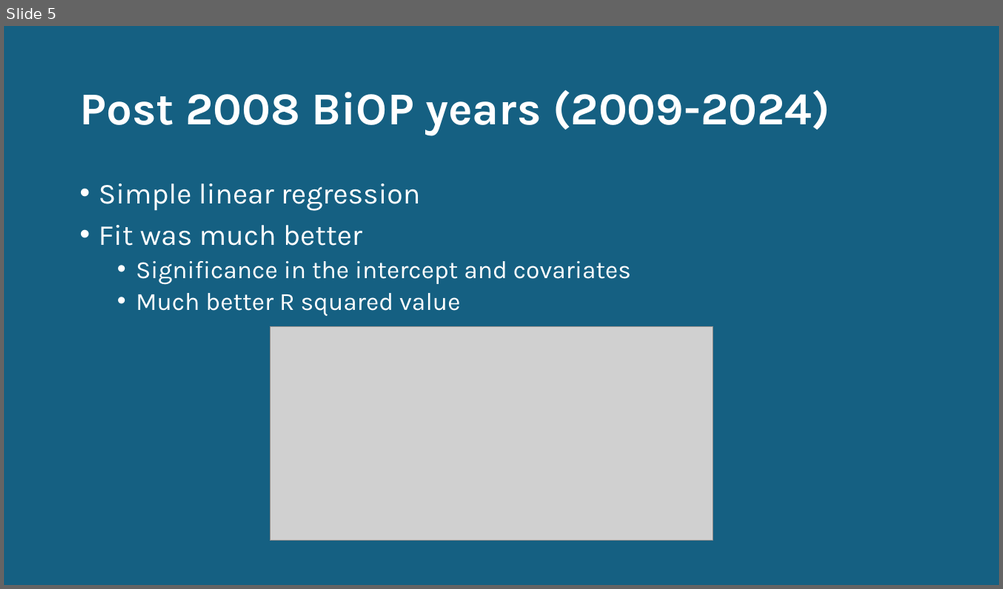
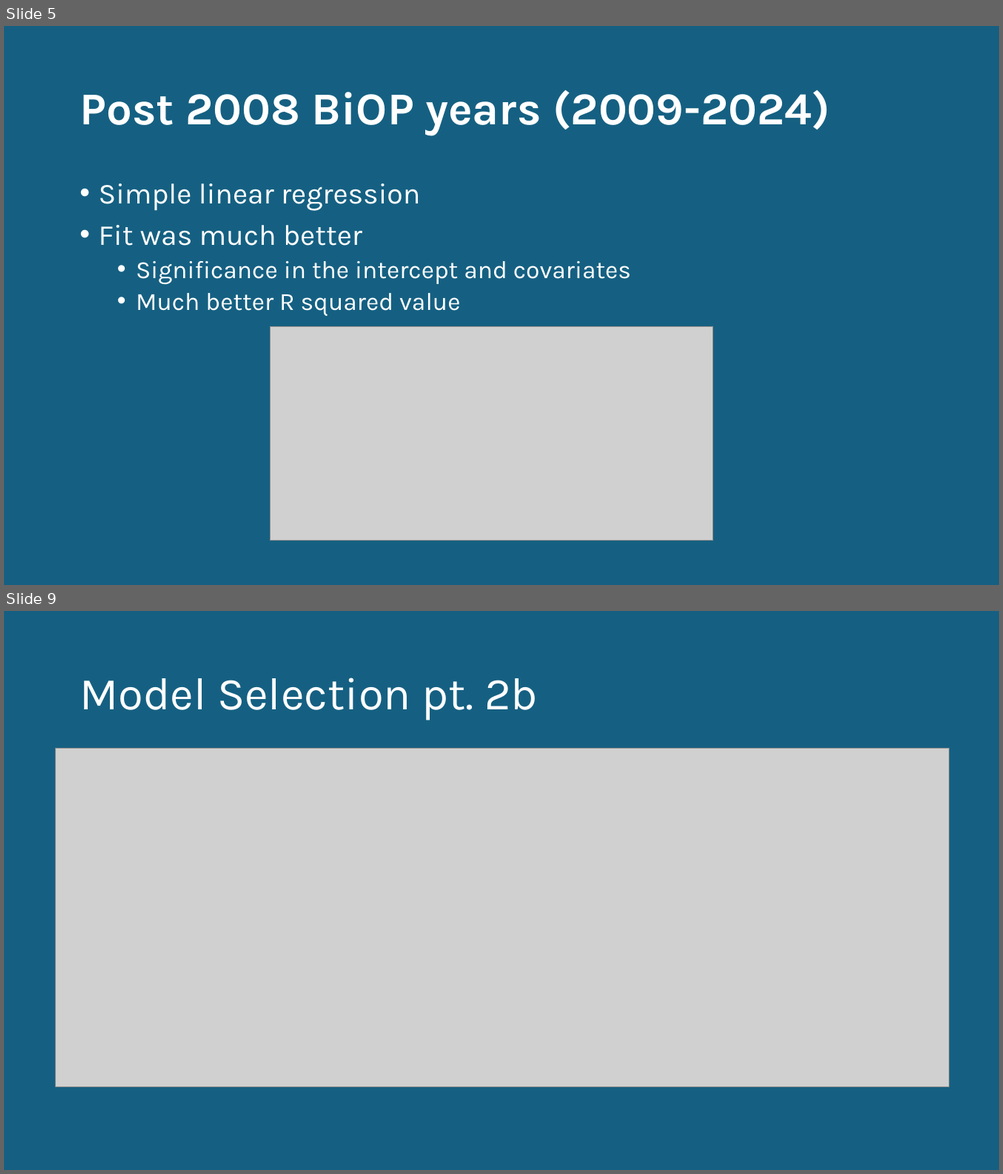
Before and after one commit to BDO-Science/steelhead-loss-model, a slide deck: Steelhead Annual Loss Prediction.pptx. Shown one above the other, each under a label of ours: slide 5 before the commit, slides 5 and 9 after it; the slides between them are not shown. The pictures are 1003x589 and 1003x1174 pixels, drawn with LibreOffice and Linux fonts; fonts in the diff are those of the drawing; grey boxes stand for pictures. Boxes give left, top, right and bottom in pixels: in the first picture for what was removed or moved away, otherwise in the second. Text is boxed around its words. In the diff, an @@ line names an element or a change of style, - is before the commit and + after.

Commit message:
model code updates and file restructuring

```diff
--- a/Steelhead Annual Loss Prediction.pptx
+++ b/Steelhead Annual Loss Prediction.pptx
@@ slide 9 added at (x1=4, y1=611, x2=999, y2=1170), background #156082 @@
@@ title added at (x1=79, y1=678, x2=538, y2=721), 44 pt, text #FFFFFF @@
+Model Selection pt. 2b
@@ picture added at (x1=56, y1=749, x2=949, y2=1087) @@
```
Also in this commit, not shown: 3 slides changed, 4 other slides added, 2 slides removed, 9 other files.
